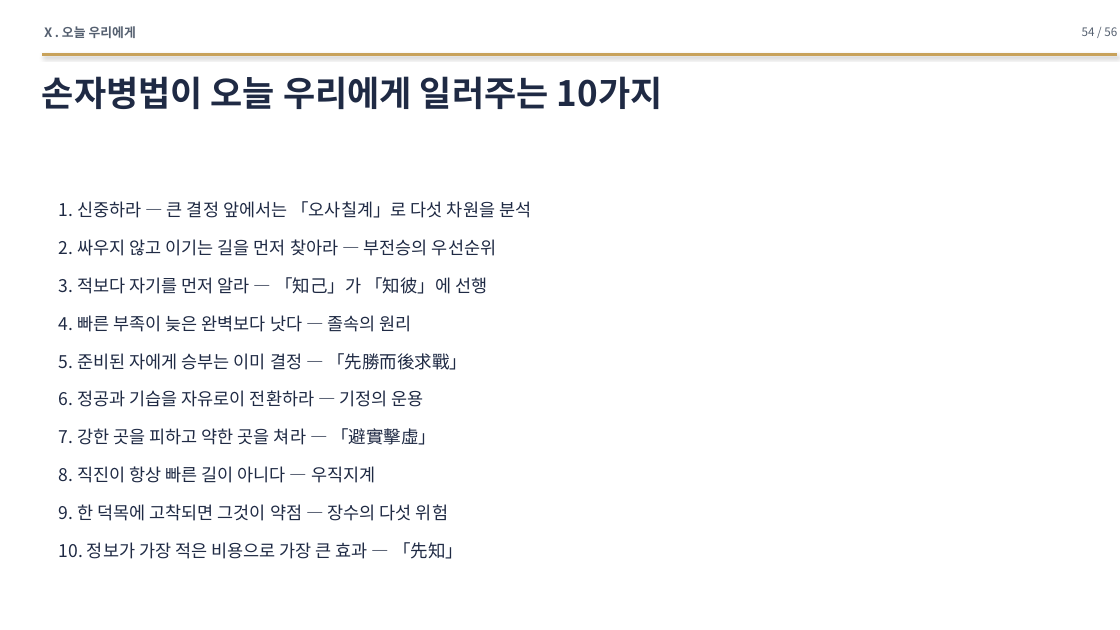
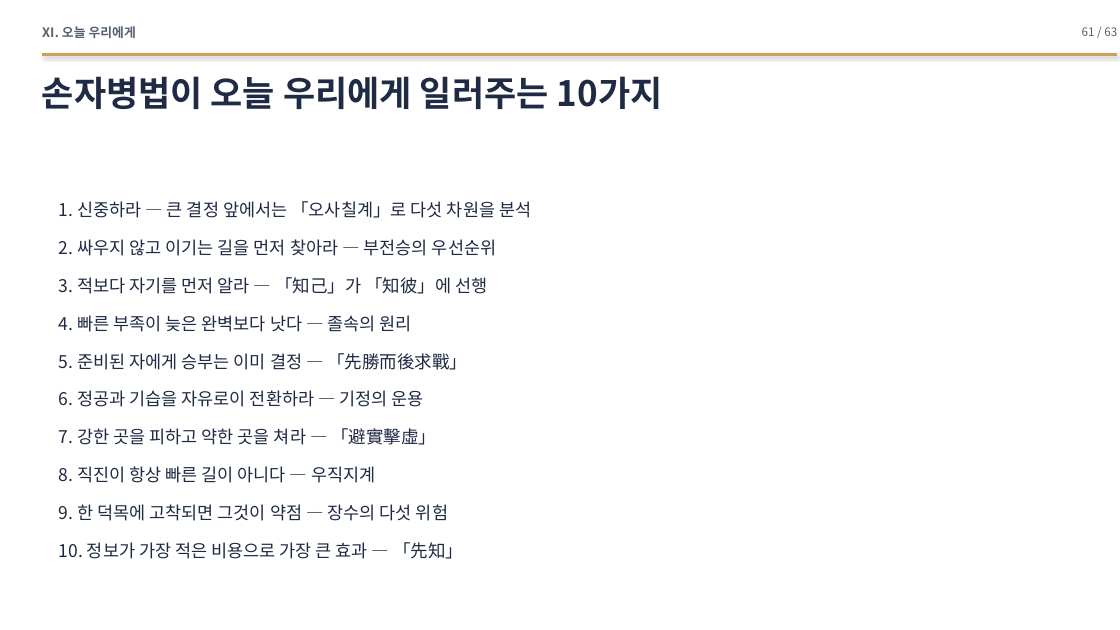
Before and after one commit to hpark1947/Oriental-Classics2, a slide deck: slide 61 of 발표자료/손자병법_발표자료.pptx (slide 54 before the commit). Drawn at 1120x630 pixels with LibreOffice and Linux fonts; fonts in the diff are those of the drawing. Boxes give left, top, right and bottom in pixels: in the first picture for what was removed or moved away, otherwise in the second. Text is boxed around its words. In the diff, an @@ line names an element or a change of style, - is before the commit and + after.

```diff
--- a/발표자료/손자병법_발표자료.pptx
+++ b/발표자료/손자병법_발표자료.pptx
@@ text at (42,26,136,38): text changed @@
-Ⅹ. 오늘 우리에게
+Ⅺ. 오늘 우리에게
@@ text at (1082,27,1117,36): text changed @@
-54 / 56
+61 / 63
```
Also in this commit, not shown: 53 other slides changed, 7 slides added, 1 other file.
